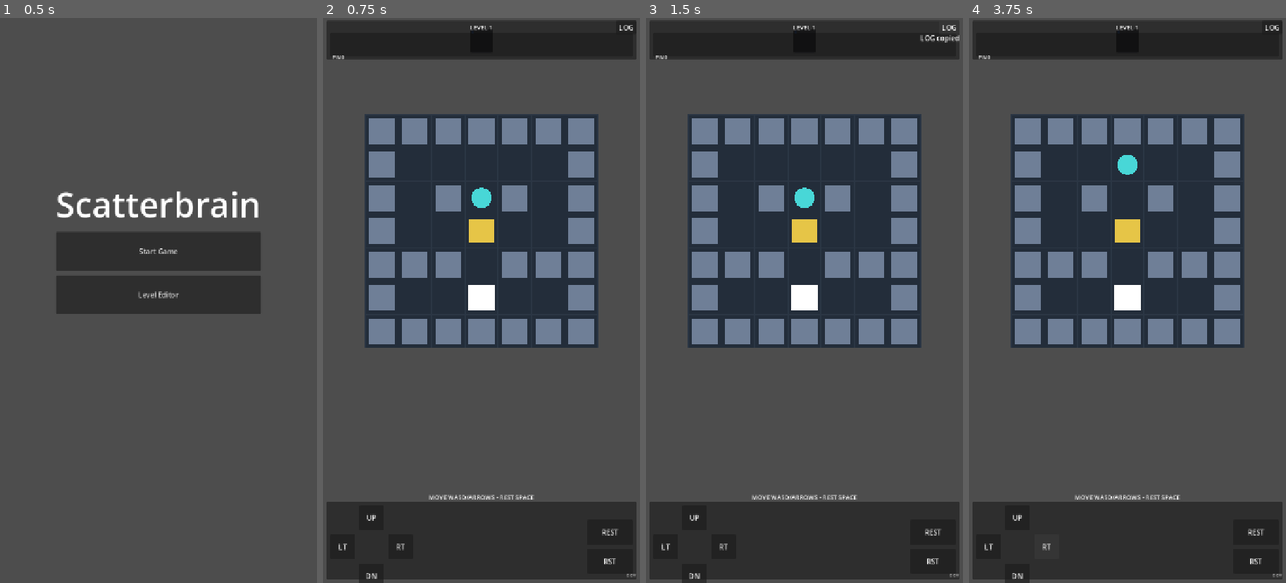
Above: before the commit, frames 1-4 (left to right).
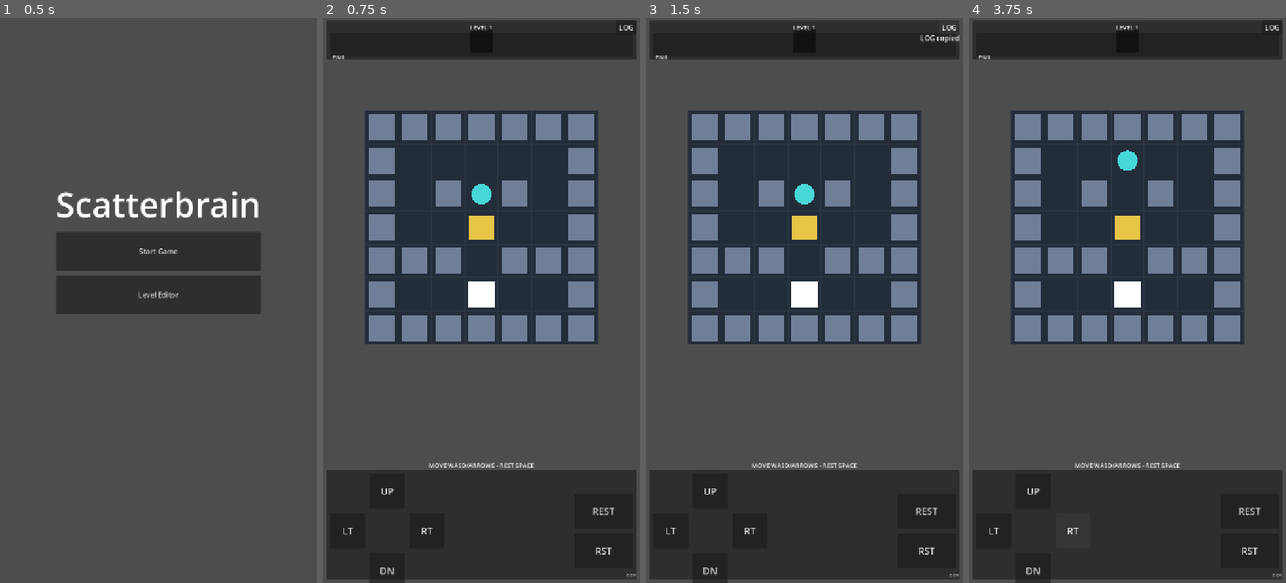
Above: after the commit, the same moments.

Repository: hszqf/Scatterbrain
Game: Godot game, scene res://scenes/app/App.tscn
Same seed, same stepped clock (60 frames per second), same inputs: the game is played once before the commit and once after it.
Inputs:
- Up to frame 1 (0.5 s): no input
- Up to frame 2 (0.75 s): click "Start Game" at 0.5 s
- Up to frame 3 (1.5 s): click "LOG" at 1.25 s
- Up to frame 4 (3.75 s): click "UP" at 2 s; click "LT" at 2.75 s; click "RT" at 3.5 s

Frame 1 is identical in both runs. In frame 2, 11% of the frame differs, in the area x 1-99%, y 16-100%; in frame 3, 11%; in frame 4, 11%.

Commit message:
feat: 放大底部操作区并将复制日志改为动画坐标段
原始需求：下方的操作区域放大，里面的上下左右和另外两个按钮都放大。log信息清理之前的别的不写了，写出每段动画的开始，结束坐标。要用同样的坐标系。你的自己测试那个，可以测试动画坐标吗？

Diff:
--- a/scenes/game/GameRoot.tscn
+++ b/scenes/game/GameRoot.tscn
@@ -86,7 +86,7 @@
 size_flags_vertical = 3
 
 [node name="BottomPanel" type="Panel" parent="CanvasLayer/UIRoot/MainVBox"]
-custom_minimum_size = Vector2(0, 176)
+custom_minimum_size = Vector2(0, 248)
 layout_mode = 2
 
 [node name="BottomVBox" type="VBoxContainer" parent="CanvasLayer/UIRoot/MainVBox/BottomPanel"]
@@ -119,43 +119,47 @@
 theme_override_constants/v_separation = 10
 
 [node name="PadBlankA" type="Control" parent="CanvasLayer/UIRoot/MainVBox/BottomPanel/BottomVBox/BottomRow/MovePad"]
-custom_minimum_size = Vector2(56, 56)
+custom_minimum_size = Vector2(80, 80)
 layout_mode = 2
 
 [node name="UpButton" type="Button" parent="CanvasLayer/UIRoot/MainVBox/BottomPanel/BottomVBox/BottomRow/MovePad"]
-custom_minimum_size = Vector2(56, 56)
+custom_minimum_size = Vector2(80, 80)
 layout_mode = 2
 text = "UP"
+theme_override_font_sizes/font_size = 22
 
 [node name="PadBlankB" type="Control" parent="CanvasLayer/UIRoot/MainVBox/BottomPanel/BottomVBox/BottomRow/MovePad"]
-custom_minimum_size = Vector2(56, 56)
+custom_minimum_size = Vector2(80, 80)
 layout_mode = 2
 
 [node name="LeftButton" type="Button" parent="CanvasLayer/UIRoot/MainVBox/BottomPanel/BottomVBox/BottomRow/MovePad"]
-custom_minimum_size = Vector2(56, 56)
+custom_minimum_size = Vector2(80, 80)
 layout_mode = 2
 text = "LT"
+theme_override_font_sizes/font_size = 22
 
 [node name="PadBlankC" type="Control" parent="CanvasLayer/UIRoot/MainVBox/BottomPanel/BottomVBox/BottomRow/MovePad"]
-custom_minimum_size = Vector2(56, 56)
+custom_minimum_size = Vector2(80, 80)
 layout_mode = 2
 
 [node name="RightButton" type="Button" parent="CanvasLayer/UIRoot/MainVBox/BottomPanel/BottomVBox/BottomRow/MovePad"]
-custom_minimum_size = Vector2(56, 56)
+custom_minimum_size = Vector2(80, 80)
 layout_mode = 2
 text = "RT"
+theme_override_font_sizes/font_size = 22
 
 [node name="PadBlankD" type="Control" parent="CanvasLayer/UIRoot/MainVBox/BottomPanel/BottomVBox/BottomRow/MovePad"]
-custom_minimum_size = Vector2(56, 56)
+custom_minimum_size = Vector2(80, 80)
 layout_mode = 2
 
 [node name="DownButton" type="Button" parent="CanvasLayer/UIRoot/MainVBox/BottomPanel/BottomVBox/BottomRow/MovePad"]
-custom_minimum_size = Vector2(56, 56)
+custom_minimum_size = Vector2(80, 80)
 layout_mode = 2
 text = "DN"
+theme_override_font_sizes/font_size = 22
 
 [node name="PadBlankE" type="Control" parent="CanvasLayer/UIRoot/MainVBox/BottomPanel/BottomVBox/BottomRow/MovePad"]
-custom_minimum_size = Vector2(56, 56)
+custom_minimum_size = Vector2(80, 80)
 layout_mode = 2
 
 [node name="ActionColumn" type="VBoxContainer" parent="CanvasLayer/UIRoot/MainVBox/BottomPanel/BottomVBox/BottomRow"]
@@ -165,14 +169,16 @@
 theme_override_constants/separation = 10
 
 [node name="MeditateButton" type="Button" parent="CanvasLayer/UIRoot/MainVBox/BottomPanel/BottomVBox/BottomRow/ActionColumn"]
-custom_minimum_size = Vector2(104, 56)
+custom_minimum_size = Vector2(132, 80)
 layout_mode = 2
 text = "REST"
+theme_override_font_sizes/font_size = 22
 
 [node name="RestartButton" type="Button" parent="CanvasLayer/UIRoot/MainVBox/BottomPanel/BottomVBox/BottomRow/ActionColumn"]
-custom_minimum_size = Vector2(104, 56)
+custom_minimum_size = Vector2(132, 80)
 layout_mode = 2
 text = "RST"
+theme_override_font_sizes/font_size = 22
 
 
 [node name="BuildInfoLabel" type="Label" parent="CanvasLayer/UIRoot"]
--- a/scripts/game/debug_log_formatter.gd
+++ b/scripts/game/debug_log_formatter.gd
@@ -1,5 +1,30 @@
 class_name DebugLogFormatter
 extends RefCounted
+
+
+func build_animation_coordinate_snapshot(
+	replay_steps: Array[Dictionary],
+	last_replay_display_steps: Array[Dictionary]
+) -> String:
+	var lines: Array[String] = []
+	lines.append("[AnimationSegments]")
+	lines.append("coord_system=board_grid_vector2i")
+	var source_steps: Array[Dictionary] = last_replay_display_steps if not last_replay_display_steps.is_empty() else replay_steps
+	if source_steps.is_empty():
+		lines.append("segments=none")
+		return "\n".join(lines)
+	var segment_index: int = 0
+	for step: Dictionary in source_steps:
+		if int(step.get("type", -1)) == ChangeRecord.ChangeType.EMPTY:
+			continue
+		var subject: StringName = step.get("subject", &"")
+		var from_pos: Vector2i = step.get("from", Vector2i.ZERO)
+		var to_pos: Vector2i = step.get("to", Vector2i.ZERO)
+		lines.append("segment_%d=%s:%s->%s" % [segment_index, String(subject), str(from_pos), str(to_pos)])
+		segment_index += 1
+	if segment_index == 0:
+		lines.append("segments=none")
+	return "\n".join(lines)
 
 
 func build_snapshot(
--- a/scripts/game/game_controller.gd
+++ b/scripts/game/game_controller.gd
@@ -152,31 +152,9 @@
 
 
 func copy_debug_log() -> void:
-	var replay_layer_transform: String = _snapshot_replay_layer_transform()
-	var text: String = _debug_log_formatter.build_snapshot(
-		_world,
-		_queue.entries(),
-		_last_recompile_reason,
+	var text: String = _debug_log_formatter.build_animation_coordinate_snapshot(
 		_last_replay_steps,
-		_last_replay_display_steps,
-		_last_replay_presenting_subjects,
-		_last_replay_used_live_box_views,
-		_last_replay_completed,
-		BuildInfo.display_text(),
-		_format_node2d_transform(_board_view),
-		replay_layer_transform,
-		_last_replay_stop_reason,
-		_last_input_source,
-		_last_input_intent,
-		_last_input_direction,
-		_last_move_player_moved,
-		_last_move_generated_change,
-		_last_appended_change_summary,
-		_last_pushed_out_summaries,
-		_last_generated_ghost_summaries,
-		_last_queue_after_compile_summaries,
-		_last_replay_gate_allowed,
-		_last_replay_gate_reason
+		_last_replay_display_steps
 	)
 	DisplayServer.clipboard_set(text)
 	if DisplayServer.clipboard_get() == text:
--- a/scripts/tests/headless_logic_harness.gd
+++ b/scripts/tests/headless_logic_harness.gd
@@ -175,6 +175,8 @@
 			passed = _assert_snapshot_includes_build_info(context)
 		"snapshot_includes_input_chain_fields":
 			passed = _assert_snapshot_includes_input_chain_fields(context)
+		"animation_snapshot_reports_segment_coordinates":
+			passed = _assert_animation_snapshot_reports_segment_coordinates(context)
 		"move_input_populates_input_chain_debug_fields":
 			passed = _assert_move_input_populates_input_chain_debug_fields(context)
 		"empty_input_populates_input_chain_debug_fields":
@@ -1569,6 +1571,27 @@
 		and snapshot.contains("replay_gate_reason=")
 
 
+func _assert_animation_snapshot_reports_segment_coordinates(context: Dictionary) -> bool:
+	var steps: Array[Dictionary] = [
+		{
+			"type": ChangeRecord.ChangeType.POSITION,
+			"subject": &"box_0",
+			"from": Vector2i(3, 1),
+			"to": Vector2i(2, 1),
+		},
+		{
+			"type": ChangeRecord.ChangeType.GHOST,
+			"subject": &"box_0",
+			"from": Vector2i(2, 1),
+			"to": Vector2i(2, 1),
+		},
+	]
+	var snapshot: String = _formatter.build_animation_coordinate_snapshot([], steps)
+	return snapshot.contains("coord_system=board_grid_vector2i") \
+		and snapshot.contains("segment_0=box_0:(3, 1)->(2, 1)") \
+		and snapshot.contains("segment_1=box_0:(2, 1)->(2, 1)")
+
+
 func _assert_move_input_populates_input_chain_debug_fields(context: Dictionary) -> bool:
 	var controller: GameController = context["controller"]
 	controller.on_move_left_pressed()
@@ -3554,6 +3577,19 @@
 			"id": "snapshot_includes_input_chain_fields",
 			"name": "snapshot_includes_input_chain_fields",
 			"action": "DebugSnapshot includes input->append->compile chain fields with stable keys",
+			"blueprint": {
+				"board_size": Vector2i(2, 1),
+				"player_start": Vector2i(0, 0),
+				"exit_position": Vector2i(1, 0),
+				"floors": [Vector3i(0, 0, 0), Vector3i(1, 0, 0)],
+				"walls": [],
+				"boxes": [],
+			},
+		},
+		{
+			"id": "animation_snapshot_reports_segment_coordinates",
+			"name": "animation_snapshot_reports_segment_coordinates",
+			"action": "animation snapshot only reports segment start/end coordinates in board grid coordinates",
 			"blueprint": {
 				"board_size": Vector2i(2, 1),
 				"player_start": Vector2i(0, 0),
